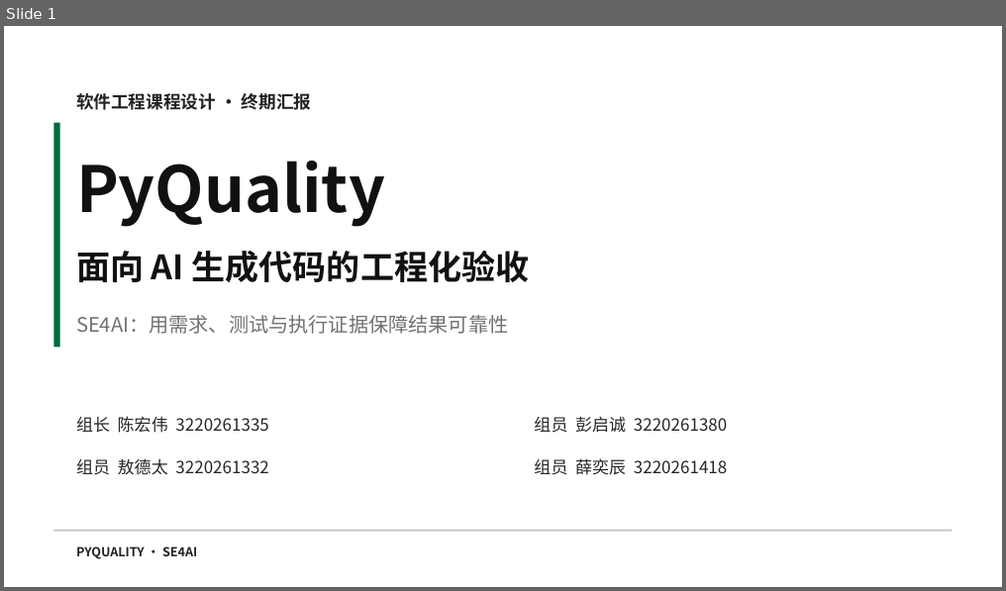
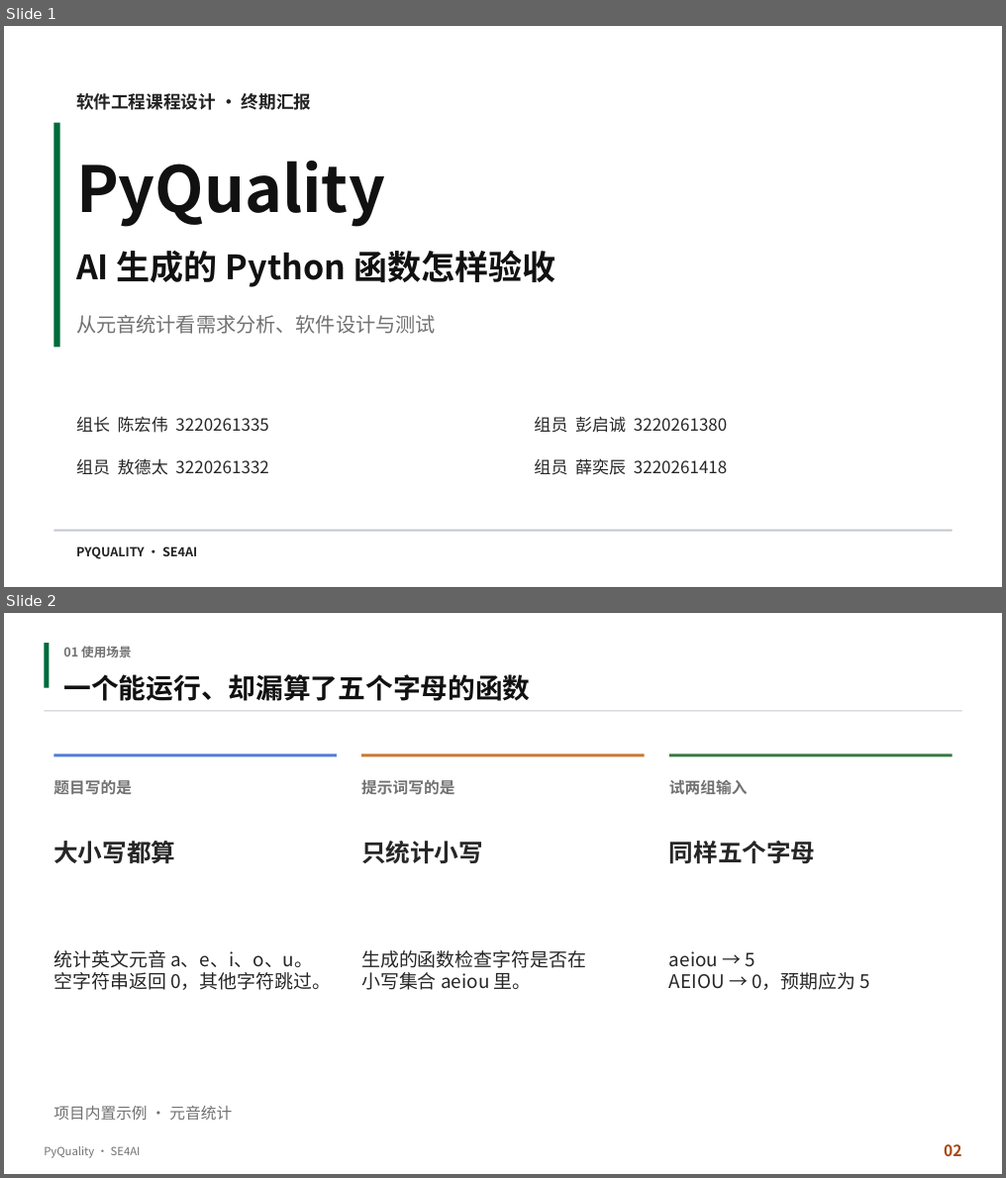
Before and after one commit to aCuttlefish/PyQuality, a slide deck: course-delivery/docs/汇报与实机演示/PyQuality_终期汇报.pptx. Shown one above the other, each under a label of ours: slide 1 before the commit, slides 1 and 2 after it. The pictures are 1006x591 and 1006x1178 pixels, drawn with LibreOffice and Linux fonts; fonts in the diff are those of the drawing. Boxes give left, top, right and bottom in pixels: in the first picture for what was removed or moved away, otherwise in the second. Text is boxed around its words. In the diff, an @@ line names an element or a change of style, - is before the commit and + after.

```diff
--- a/course-delivery/docs/汇报与实机演示/PyQuality_终期汇报.pptx
+++ b/course-delivery/docs/汇报与实机演示/PyQuality_终期汇报.pptx
@@ slide 2 added at (4,613,1002,1174), background #FFFFFF @@
@@ rectangle added at (45,643,49,688), fill #006B3A @@
@@ text added at (63,646,131,658), 15 pt, text #717171, bold @@
+01 使用场景
@@ text added at (63,674,530,701), 33 pt, text #111111, bold @@
+一个能运行、却漏算了五个字母的函数
@@ line added from (45, 711) to (961, 711), #C3C7CE 1.05 pt @@
@@ rectangle added at (54,754,337,757), fill #527CD8 @@
@@ rectangle added at (361,754,644,757), fill #C9792F @@
@@ rectangle added at (669,754,951,757), fill #357A42 @@
@@ text added at (54,780,132,794), 18.8 pt, text #717171, bold @@
+题目写的是
@@ text added at (361,780,454,795), 18.8 pt, text #717171, bold @@
+提示词写的是
@@ text added at (669,779,747,795), 18.8 pt, text #717171, bold @@
+试两组输入
@@ text added at (54,841,175,863), 29.2 pt, text #262626, bold @@
+大小写都算
@@ text added at (361,841,483,864), 29.2 pt, text #262626, bold @@
+只统计小写
@@ text added at (669,841,816,864), 29.2 pt, text #262626, bold @@
+同样五个字母
@@ text added at (54,951,331,990), 22.5 pt, text #262626 @@
+统计英文元音 a、e、i、o、u。
+空字符串返回 0，其他字符跳过。
@@ text added at (361,951,586,990), 22.5 pt, text #262626 @@
+生成的函数检查字符是否在
+小写集合 aeiou 里。
@@ text added at (669,952,870,990), 22.5 pt, text #262626 @@
+aeiou → 5
+AEIOU → 0，预期应为 5
@@ text added at (54,1106,232,1120), 18.8 pt, text #717171 @@
+项目内置示例 · 元音统计
@@ text added at (44,1147,141,1158), 13.5 pt, text #717171 @@
+PyQuality · SE4AI
@@ text added at (944,1145,962,1157), 18.8 pt, text #A94712, bold @@
+02
@@ slide 1 changed as well @@
@@ text at (76,251,555,287): text changed @@
-面向 AI 生成代码的工程化验收
+AI 生成的 Python 函数怎样验收
@@ text at (76,315,436,334): text changed @@
-SE4AI：用需求、测试与执行证据保障结果可靠性
+从元音统计看需求分析、软件设计与测试
```
Also in this commit, not shown: 9 other slides changed, 5 other slides added, 28 slides removed, 4 other files.
